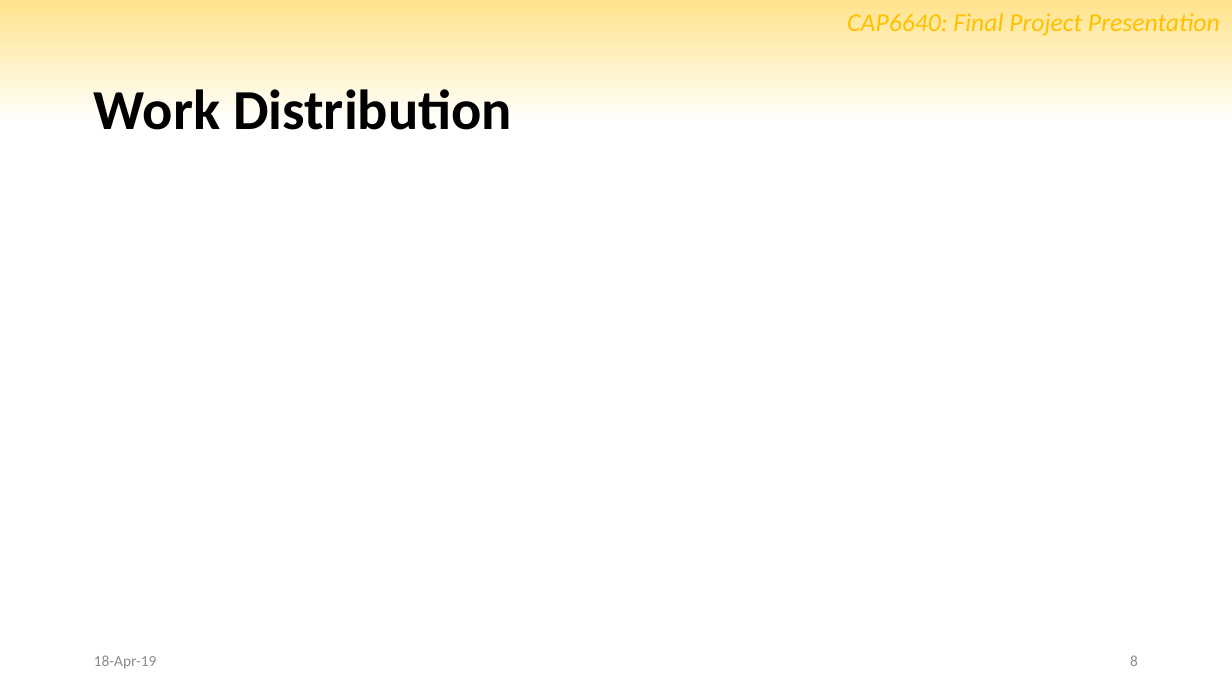
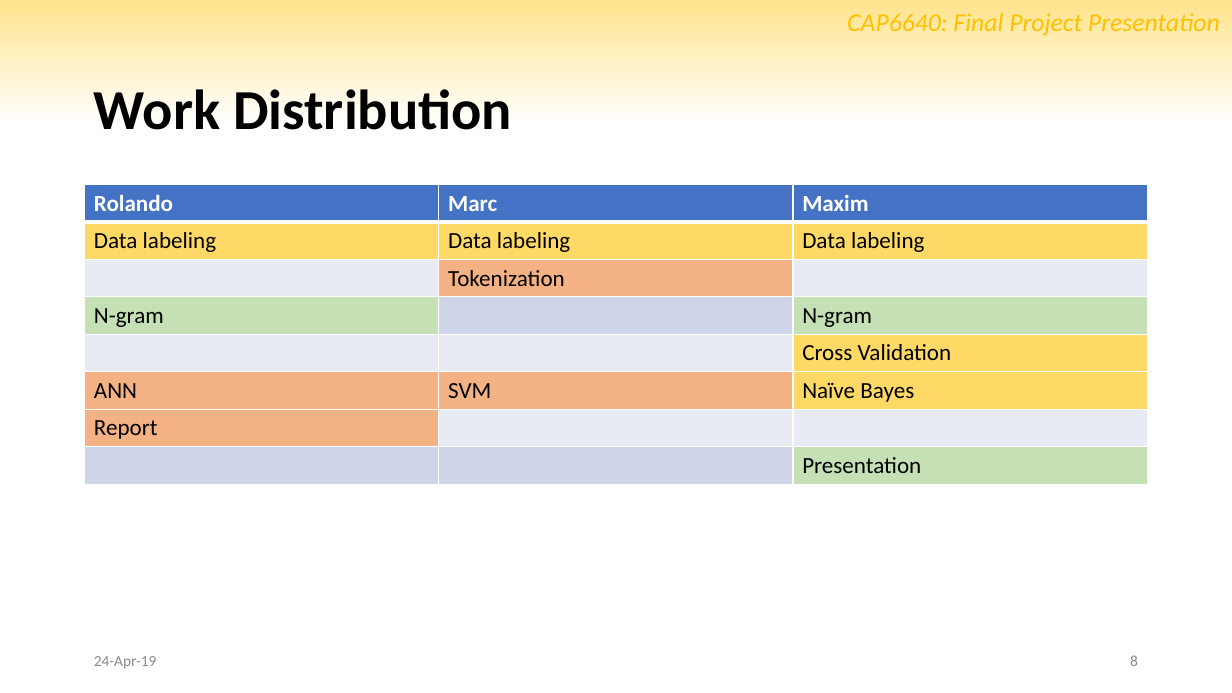
Before and after one commit to marctheshark3/UCF-NLP-Bullydetection, a slide deck: slide 8 of slides.pptx. Drawn at 1232x693 pixels with LibreOffice and Linux fonts; fonts in the diff are those of the drawing; background and template pictures are left out. Boxes give left, top, right and bottom in pixels: in the first picture for what was removed or moved away, otherwise in the second. Text is boxed around its words. In the diff, an @@ line names an element or a change of style, - is before the commit and + after.

```diff
--- a/slides.pptx
+++ b/slides.pptx
@@ table added at (85,185,1147,484), 8 rows, 3 columns @@
+Rolando | Marc | Maxim
+Data labeling | Data labeling | Data labeling
+ | Tokenization | 
+N-gram |  | N-gram
+ |  | Cross Validation
+ANN | SVM | Naïve Bayes
+Report |  | 
+ |  | Presentation
@@ text at (94,656,156,669): text changed @@
-18-Apr-19
+24-Apr-19
```
Also in this commit, not shown: 7 other slides changed.
